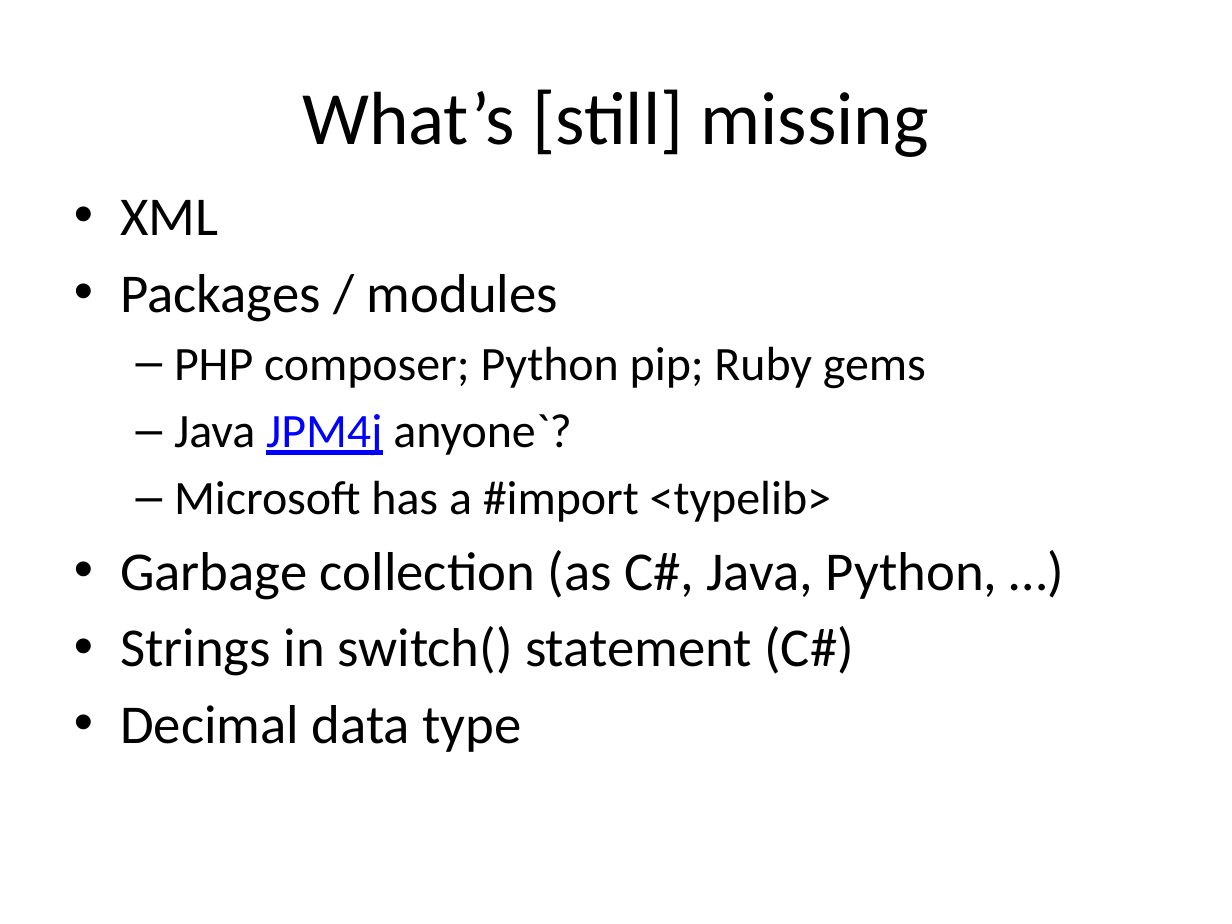
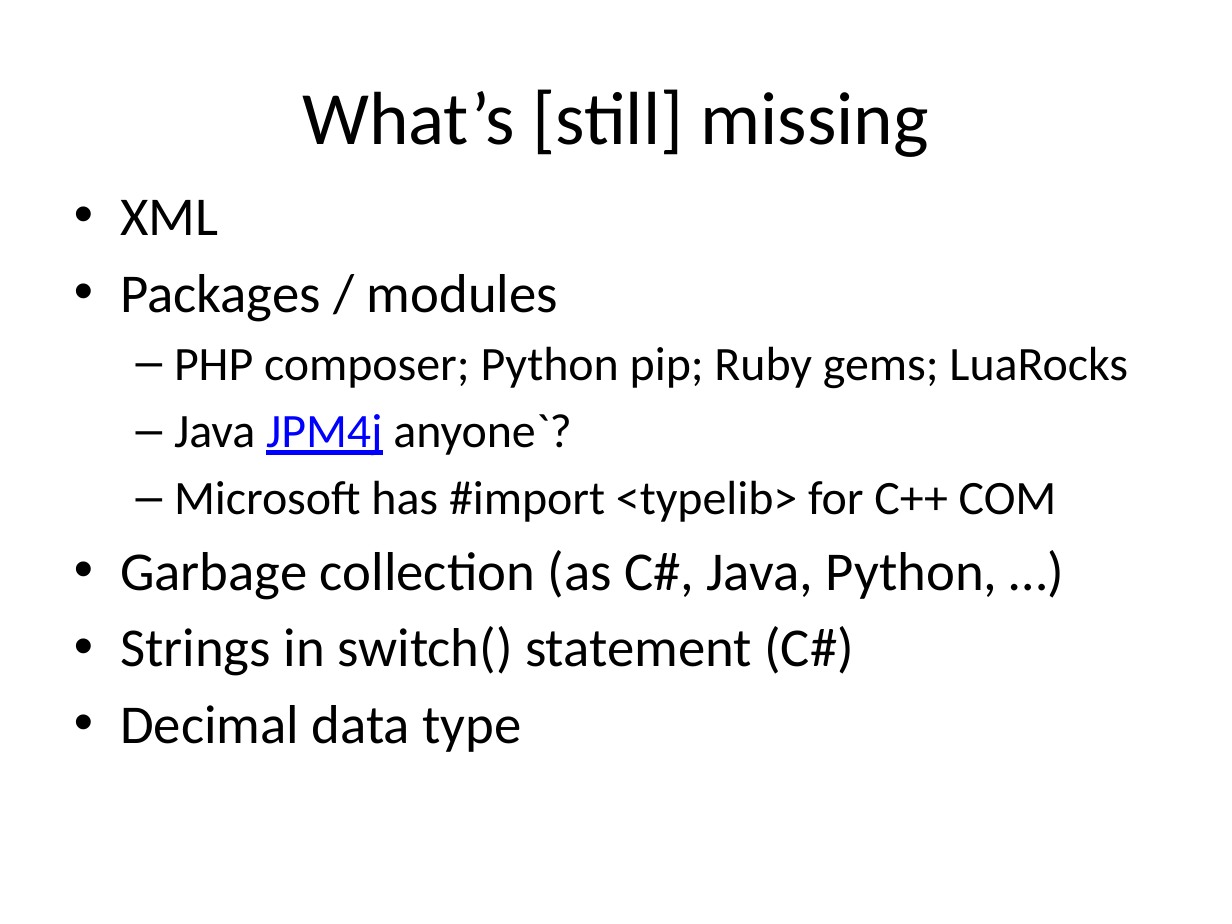
Before and after one commit to fellmad/FunWithCpp11, a slide deck: slide 15 of doc/Fun_with_C++11.pptx. Drawn at 1232x924 pixels with LibreOffice and Linux fonts; fonts in the diff are those of the drawing. Boxes give left, top, right and bottom in pixels: in the first picture for what was removed or moved away, otherwise in the second. Text is boxed around its words. In the diff, an @@ line names an element or a change of style, - is before the commit and + after.

```diff
--- a/doc/Fun_with_C++11.pptx
+++ b/doc/Fun_with_C++11.pptx
@@ text at bbox=[174, 346, 1128, 389]: text changed @@
-  – PHP composer; Python pip; Ruby gems
+  – PHP composer; Python pip; Ruby gems; LuaRocks
@@ text at bbox=[174, 480, 1057, 522]: text changed @@
-  – Microsoft has a #import <typelib>
+  – Microsoft has #import <typelib> for C++ COM
```
Also in this commit, not shown: 4 other slides changed.
